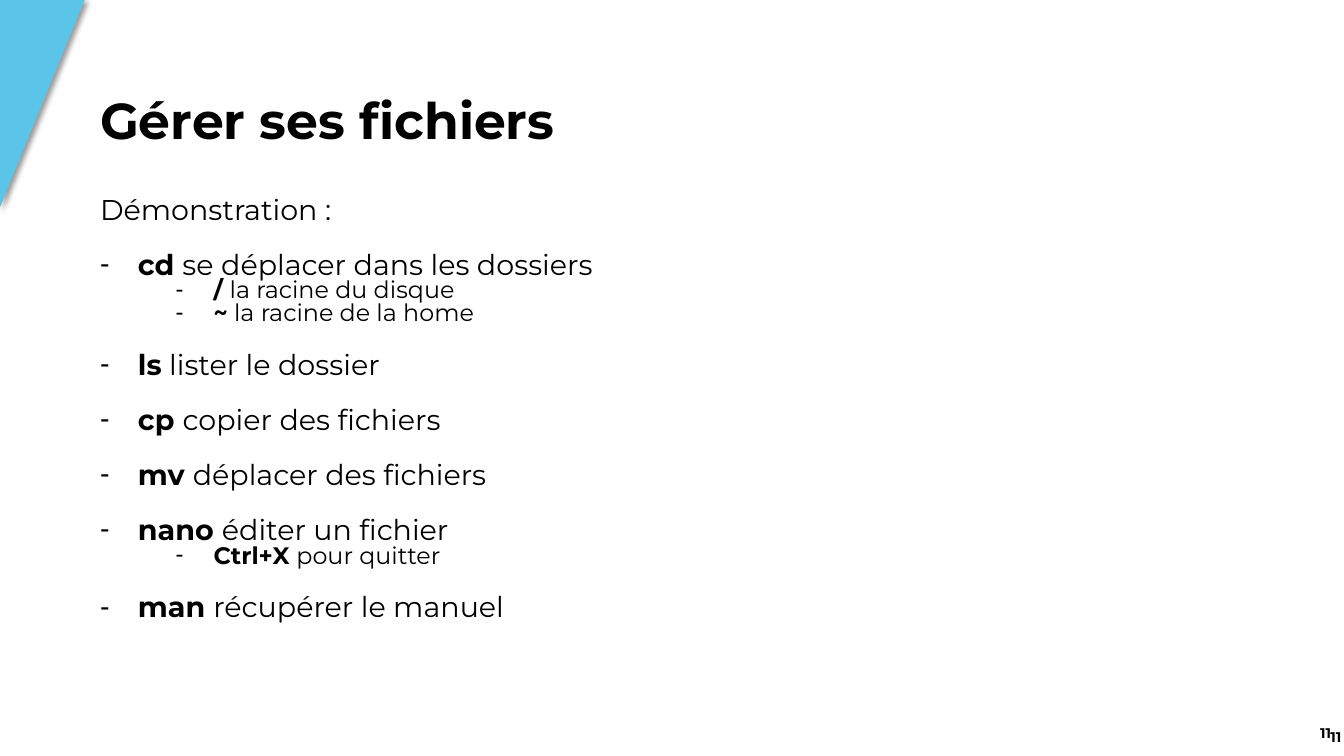
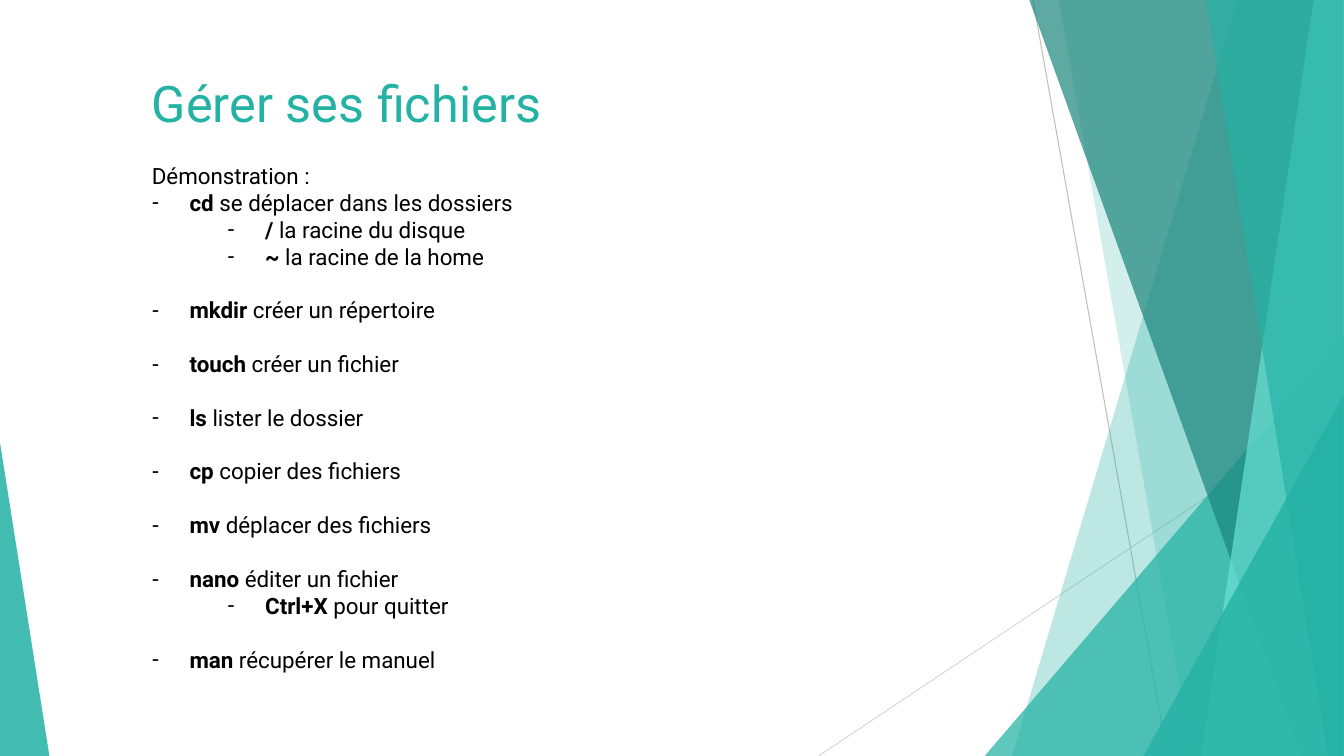
Before and after one commit to Lyon-Ynov-Campus/Docs, a slide deck: slide 12 of Ymmersions/Ymmersion - Linux.pptx (slide 11 before the commit). Drawn at 1344x756 pixels with LibreOffice and Linux fonts; fonts in the diff are those of the drawing; background and template pictures are left out. Boxes give left, top, right and bottom in pixels: in the first picture for what was removed or moved away, otherwise in the second. Text is boxed around its words. In the diff, an @@ line names an element or a change of style, - is before the commit and + after.

```diff
--- a/Ymmersions/Ymmersion - Linux.pptx
+++ b/Ymmersions/Ymmersion - Linux.pptx
@@ triangle removed at [0, 0, 85, 208] @@
@@ text "Gérer ses fichiers": place and size @@
-text "Gérer ses fichiers" at [100, 99, 554, 140]
+text "Gérer ses fichiers" at [152, 83, 541, 123]
@@ text "Gérer ses fichiers" at [152, 83, 541, 123]: font Montserrat to Roboto, text colour #000000 to #23B2A4, bold off; line spacing 0.9 to 1; more space between paragraphs; vertical alignment middle to top @@
@@ text "Démonstration :": place and size @@
-text "Démonstration :" at [100, 199, 593, 623]
+text "Démonstration :" at [152, 167, 513, 673]
@@ text at [152, 167, 513, 673]: size 20.4 to 16 pt in "Démonstration :", "cd se déplacer dans les dossiers", "ls lister le dossier", "cp copier des fichiers" and 3 more places; font Montserrat to Roboto in "Démonstration :", "cd se déplacer dans les dossiers", "/ la racine du disque", "~ la racine de la home" and 6 more places; size 17 to 16 pt in "/ la racine du disque", "~ la racine de la home", "Ctrl+X pour quitter"; line spacing 0.8 to 1 @@
@@ text at [190, 301, 435, 373]: paragraphs added @@
+– mkdir créer un répertoire
+– touch créer un fichier
@@ group added at [0, 0, 1344, 756]: 5 freeform shapes, 3 triangles, 2 lines @@
@@ page number removed at [1290, 713, 1342, 753] @@
-11
@@ page number removed at [1300, 718, 1344, 756] @@
-11
```
Also in this commit, not shown: 7 other slides changed, 5 slides added, 4 slides removed.
